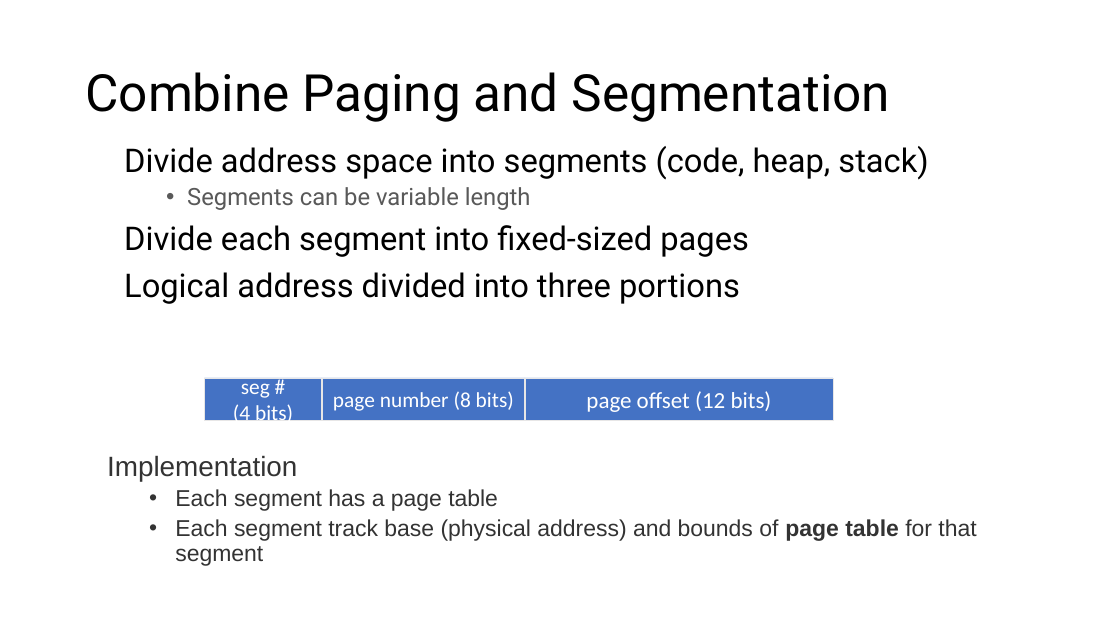
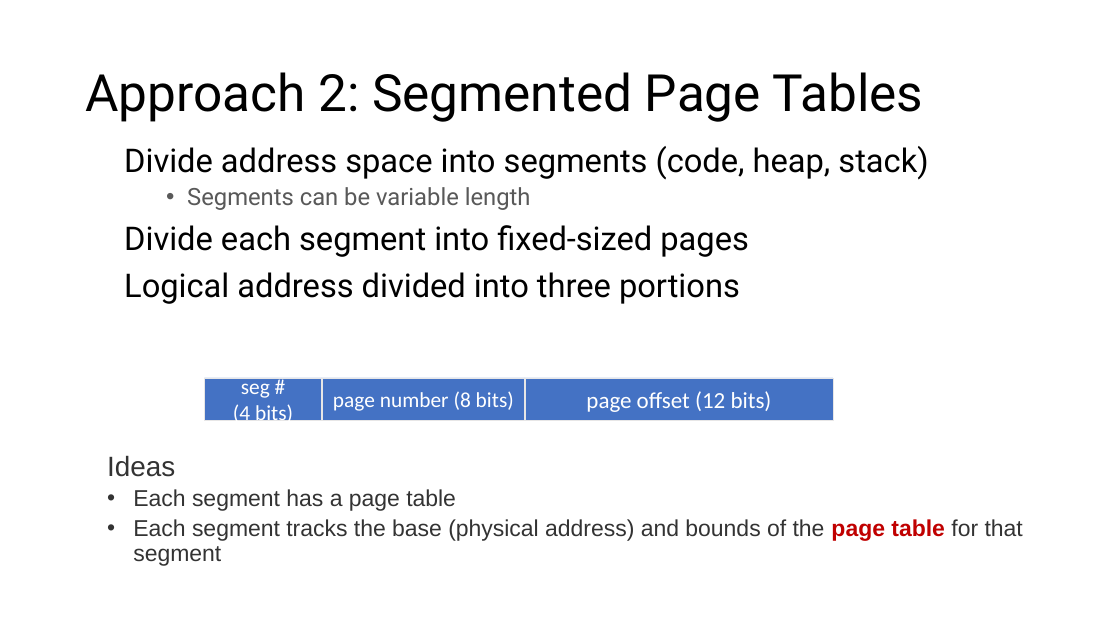
Before and after one commit to ngsrinivas/coursegen, a slide deck: slide 20 of ex/416-F23/staging/416-F23/lectures/06-paging.pptx. Drawn at 1120x630 pixels with LibreOffice and Linux fonts; fonts in the diff are those of the drawing. Boxes give left, top, right and bottom in pixels: in the first picture for what was removed or moved away, otherwise in the second. Text is boxed around its words. In the diff, an @@ line names an element or a change of style, - is before the commit and + after.

Commit message:
Add paging lecture slides

```diff
--- a/ex/416-F23/staging/416-F23/lectures/06-paging.pptx
+++ b/ex/416-F23/staging/416-F23/lectures/06-paging.pptx
@@ title at [85,72,924,122]: text changed @@
-Combine Paging and Segmentation
+Approach 2: Segmented Page Tables
@@ text at [107,455,175,477]: text changed @@
-Implementation
+Ideas
@@ text at [133,489,456,511]: list level 2 to 1 in "Each segment has a page ..." @@
@@ text at [133,519,1023,566]: text changed @@
-  • Each segment track base (physical address) and bounds of page table for that segment
+• Each segment tracks the base (physical address) and bounds of the page table for that segment
```
Also in this commit, not shown: 42 other slides changed, 3 slides added, 62 slides removed, 4 other files.
